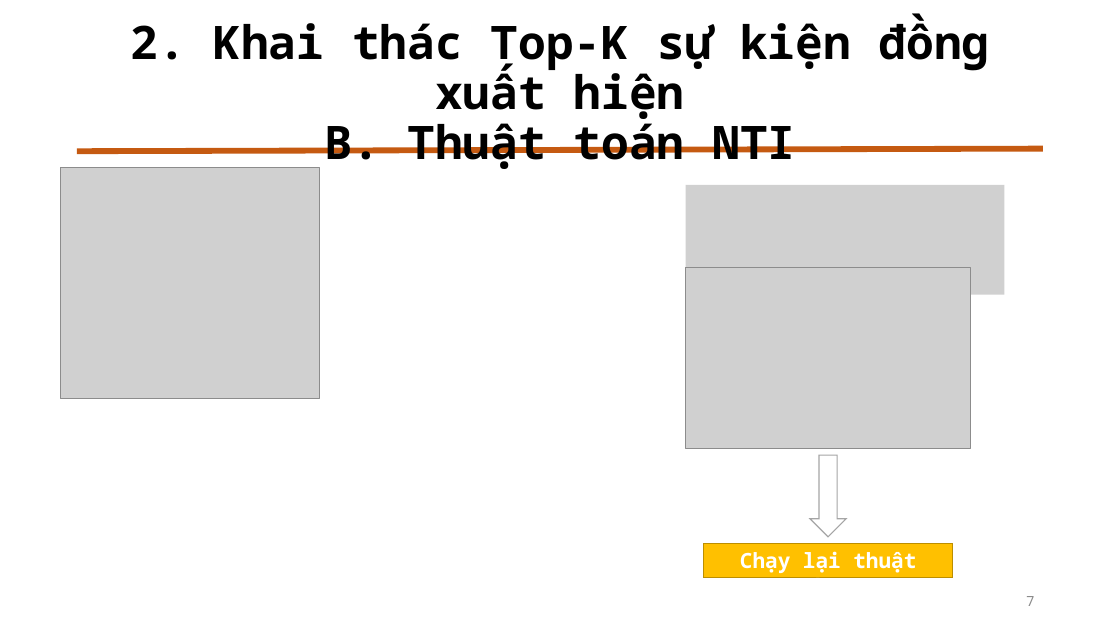
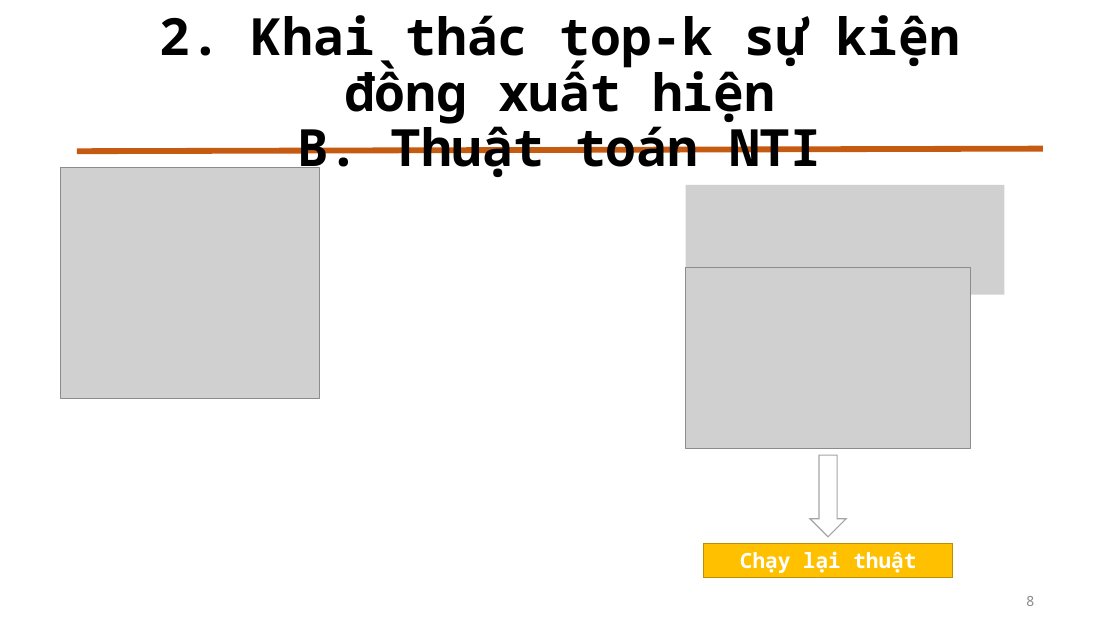
Before and after one commit to duychinhnguyenvn/Mining-Top-K-Co-Occurrence-Items, a slide deck: slide 8 of Slide Bao Cao.pptx (slide 7 before the commit). Drawn at 1120x630 pixels with LibreOffice and Linux fonts; fonts in the diff are those of the drawing; grey boxes stand for pictures. Boxes give left, top, right and bottom in pixels: in the first picture for what was removed or moved away, otherwise in the second. Text is boxed around its words. In the diff, an @@ line names an element or a change of style, - is before the commit and + after.

```diff
--- a/Slide Bao Cao.pptx
+++ b/Slide Bao Cao.pptx
@@ title at box(159, 15, 960, 180): text changed; size 39.6 to 44 pt @@
-2. Khai thác Top-K sự kiện đồng xuất hiện
-B. Thuật toán NTI
+2. Khai thác top-k sự kiện đồng xuất hiện
+B. Thuật toán NTI
@@ page number at box(1026, 596, 1034, 606): text changed @@
-7
+8
```
Also in this commit, not shown: 9 other slides changed, 13 slides added.
